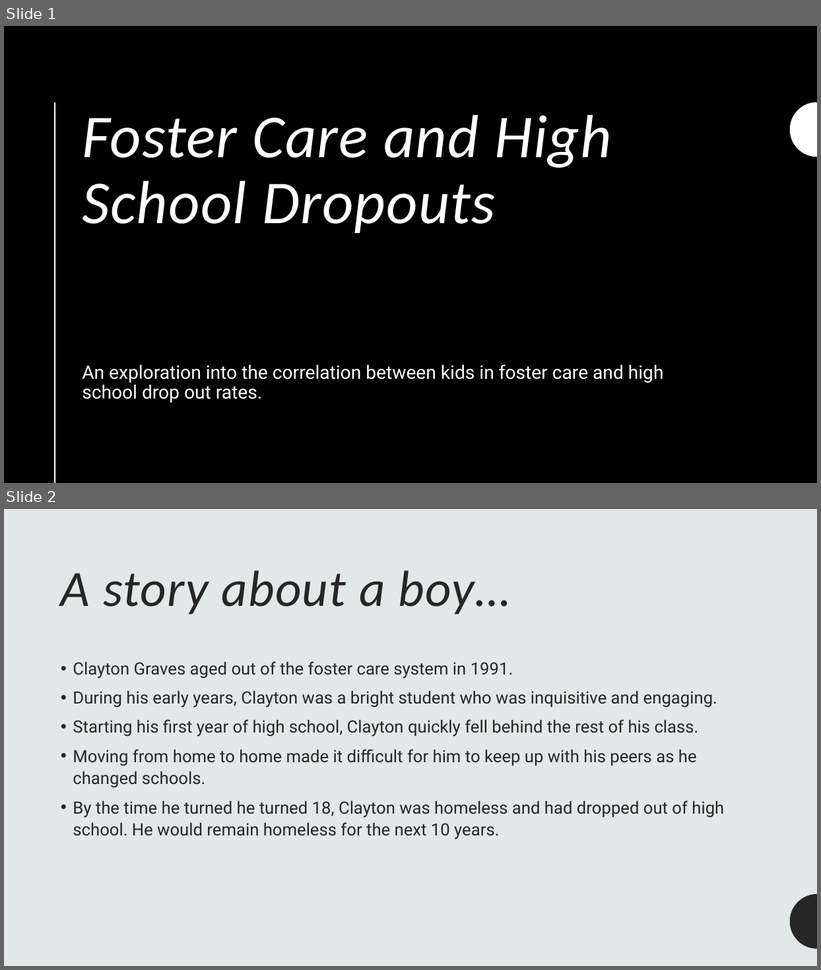
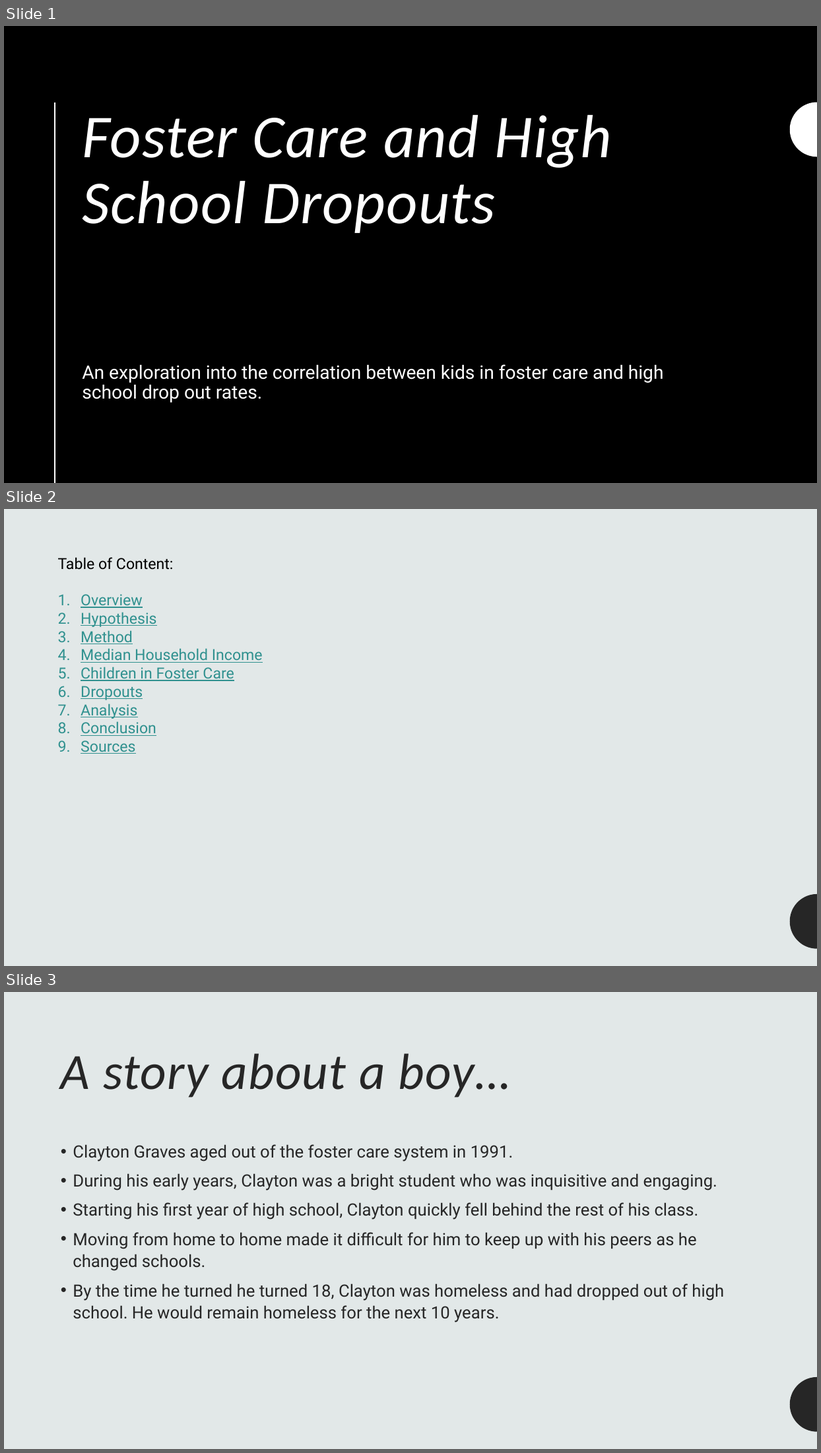
Before and after one commit to lordegraves/exploring_data_in_foster_care, a slide deck: Resources/Project1_Presentation.pptx. Shown one above the other, each under a label of ours: slides 1 and 2 before the commit, slides 1, 2 and 3 after it. The pictures are 821x970 and 821x1453 pixels, drawn with LibreOffice and Linux fonts; fonts in the diff are those of the drawing; background and template pictures are left out. Boxes give left, top, right and bottom in pixels: in the first picture for what was removed or moved away, otherwise in the second. Text is boxed around its words. In the diff, an @@ line names an element or a change of style, - is before the commit and + after.

Commit message:
Added Table of Contents and Sources

```diff
--- a/Resources/Project1_Presentation.pptx
+++ b/Resources/Project1_Presentation.pptx
@@ slide 2 added at bbox=[4, 509, 817, 966], background #E2E8E8; not listed: 1 template element that a slide beside it also shows @@
@@ text added at bbox=[58, 557, 263, 754], 18 pt, text #30918F, underline @@
+Table of Content:
+1. Overview
+2. Hypothesis
+3. Method
+4. Median Household Income
+5. Children in Foster Care
+6. Dropouts
+7. Analysis
+8. Conclusion
+9. Sources
@@ what was slide 2 is now slide 3 @@
```
Also in this commit, not shown: 1 slide changed, 1 other slide added.
